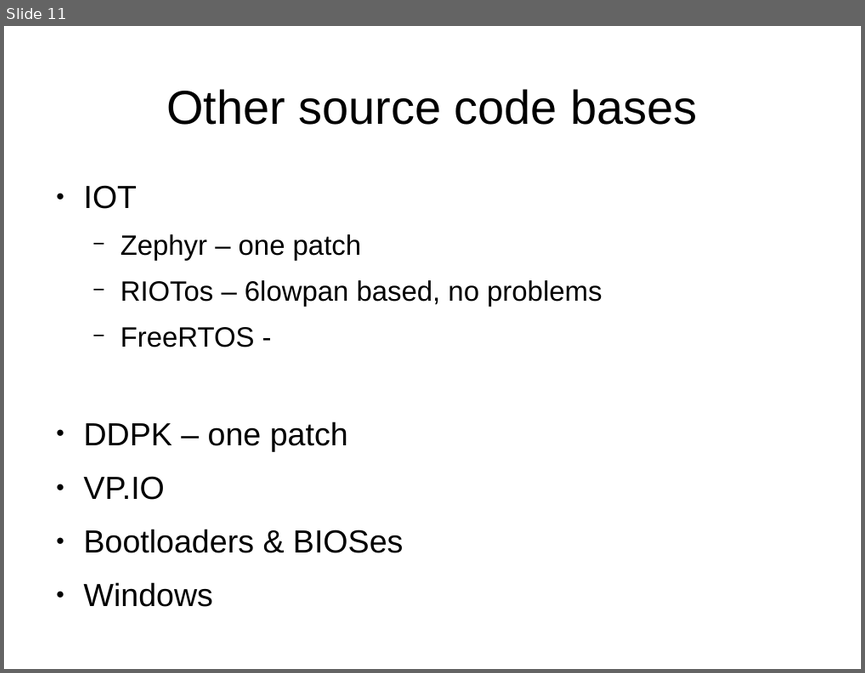
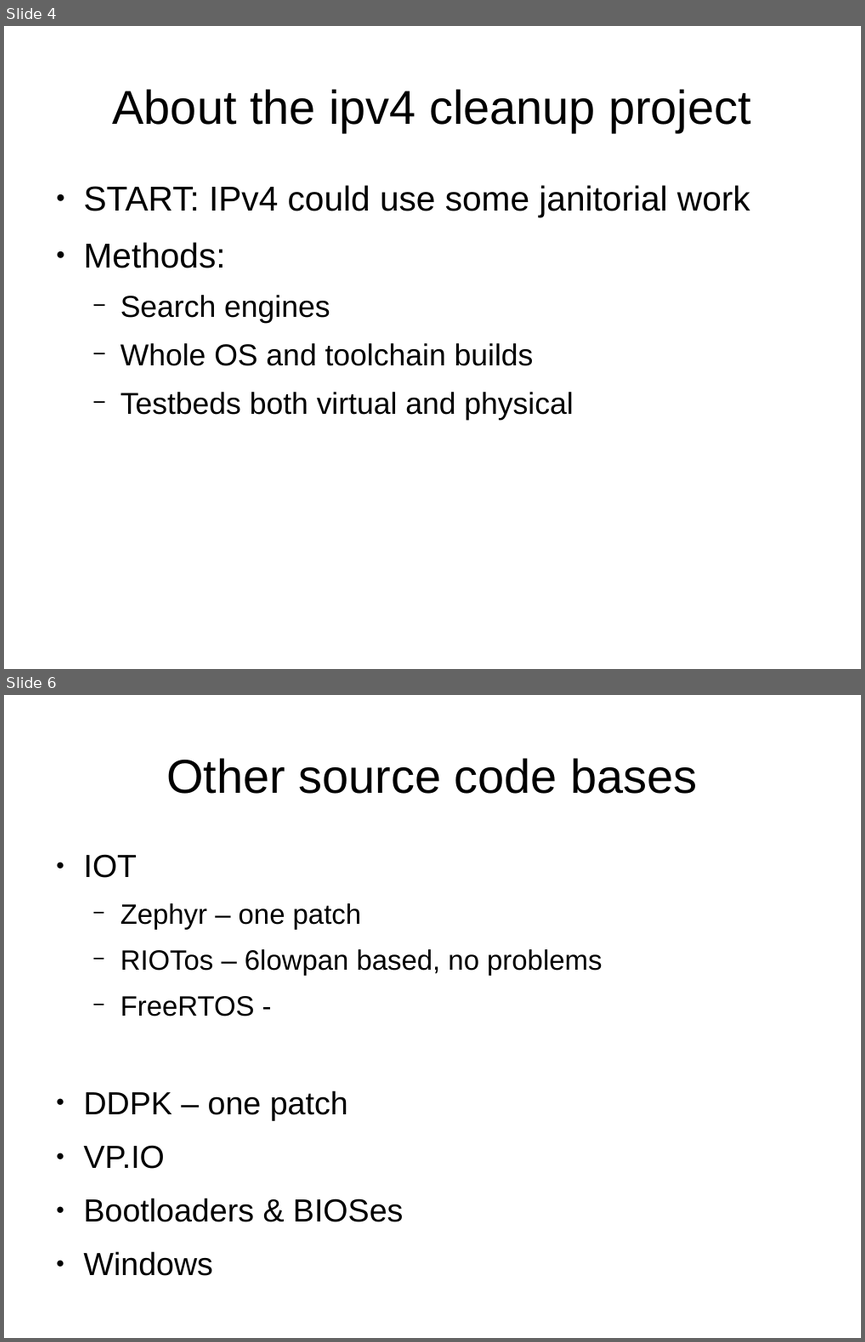
Before and after one commit to schoen/unicast-extensions, a slide deck: docs/preso.odp. Shown one above the other, each under a label of ours: slide 11 before the commit, slides 4 and 6 after it; the slides between them are not shown. The pictures are 865x673 and 865x1342 pixels, drawn with LibreOffice and Linux fonts; fonts in the diff are those of the drawing. Boxes give left, top, right and bottom in pixels: in the first picture for what was removed or moved away, otherwise in the second. Text is boxed around its words. In the diff, an @@ line names an element or a change of style, - is before the commit and + after.

```diff
--- a/docs/preso.odp
+++ b/docs/preso.odp
@@ slide 4 added at <box>4,26,861,669</box>, background #FFFFFF @@
@@ title added at <box>113,89,751,132</box>, 44 pt, text #000000 @@
+About the ipv4 cleanup project
@@ text added at <box>84,185,750,420</box>, 28 pt, text #000000 @@
+● START: IPv4 could use some janitorial work
+● Methods:
+  − Search engines
+  − Whole OS and toolchain builds
+  − Testbeds both virtual and physical
@@ what was slide 11 is now slide 6 @@
```
Also in this commit, not shown: 5 slides changed, 7 other slides added, 3 slides removed.
